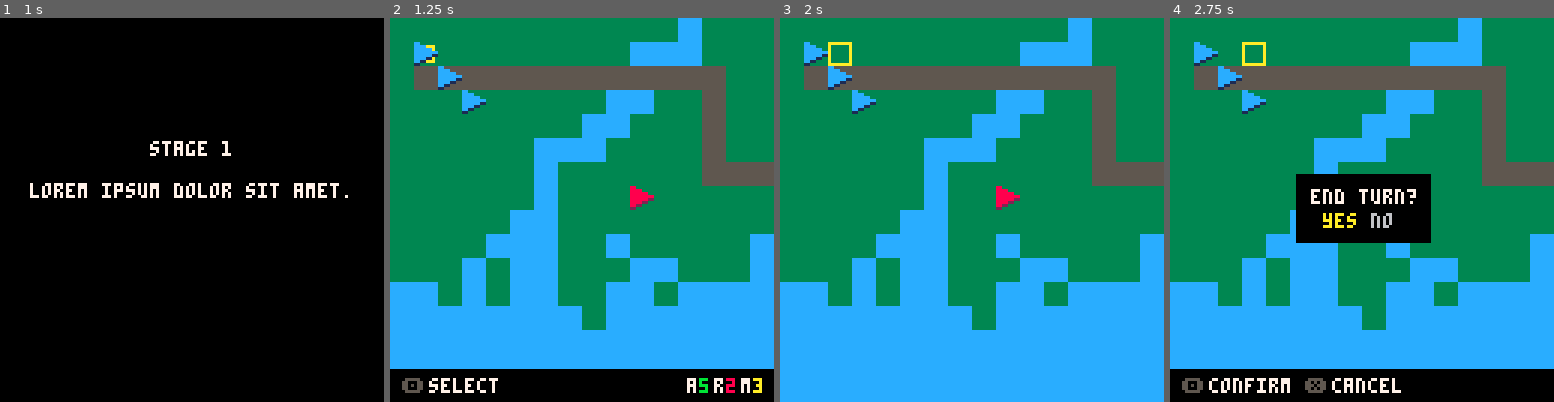
Above: before the commit, frames 1-4 (left to right).
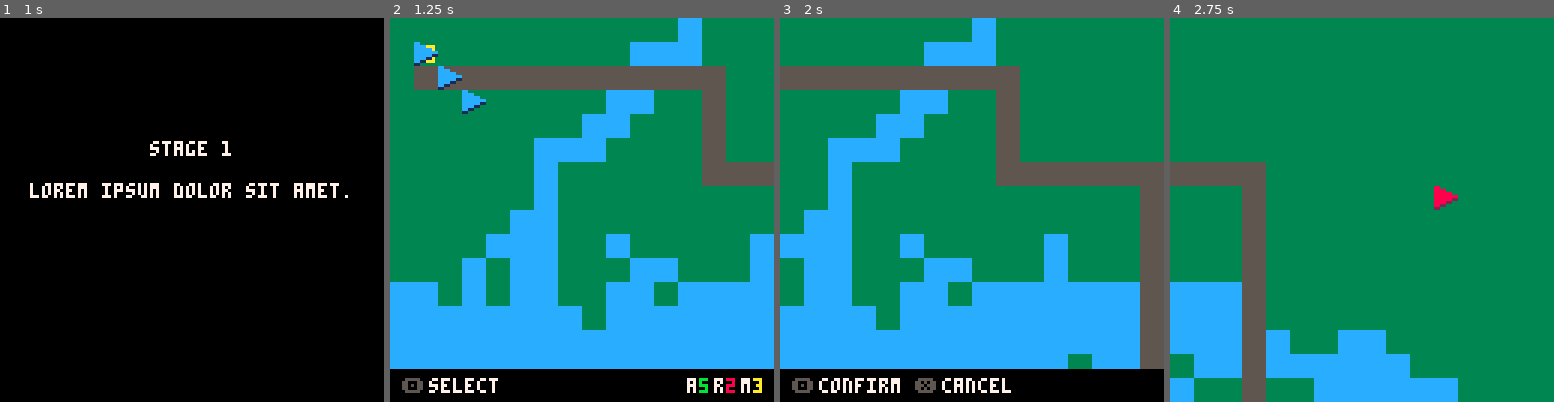
Above: after the commit, the same moments.

Repository: chrisallenlane/balance-of-power
Game: PICO-8 cartridge balance-of-power.p8
The game is run twice, just before and just after one commit, with the same random seed, the same clock (stepped at 60 frames per second) and the same inputs.
Inputs:
- Up to frame 1 (1 s): tap X (X key) at 0.33 s; tap O (Z key) at 0.7 s
- Up to frame 2 (1.25 s): tap X (X key) at 1.07 s
- Up to frame 3 (2 s): hold Right from 1.6 s (still down); tap O (Z key) at 1.7 s; tap X (X key) at 1.85 s
- Up to frame 4 (2.75 s): release Right at 2.1 s; tap O (Z key) at 2.1, 2.5 s; hold Up 2.15-2.42 s; hold Right from 2.47 s (still down)

Frame 1 is identical in both runs. In frame 2, 0.2% of the frame differs, in the area x 62-69%, y 43-50%; in frame 3, 38%; in frame 4, 49%, in the area x 0-100%, y 0-100%.

Commit message:
chore(map): change unit position on map 1
Move the enemy unit on map 1 onto the second screen, where it is more
likely to expose `Camera` bugs.

Diff:
--- a/map/1.lua
+++ b/map/1.lua
@@ -15,7 +15,7 @@
       Unit:new({spr = 80, player = 1, cell = {x = 1, y = 1}}),
       Unit:new({spr = 80, player = 1, cell = {x = 2, y = 2}}),
       Unit:new({spr = 80, player = 1, cell = {x = 3, y = 3}}),
-      Unit:new({spr = 64, player = 2, cell = {x = 10, y = 7}}),
+      Unit:new({spr = 64, player = 2, cell = {x = 28, y = 7}}),
     },
   }
 end)
